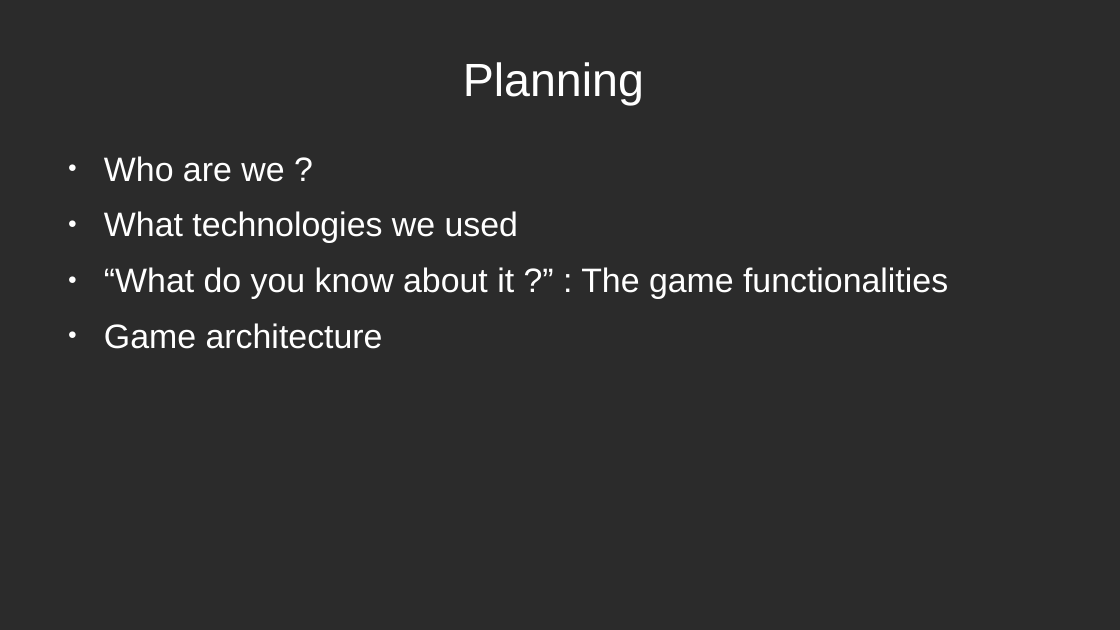
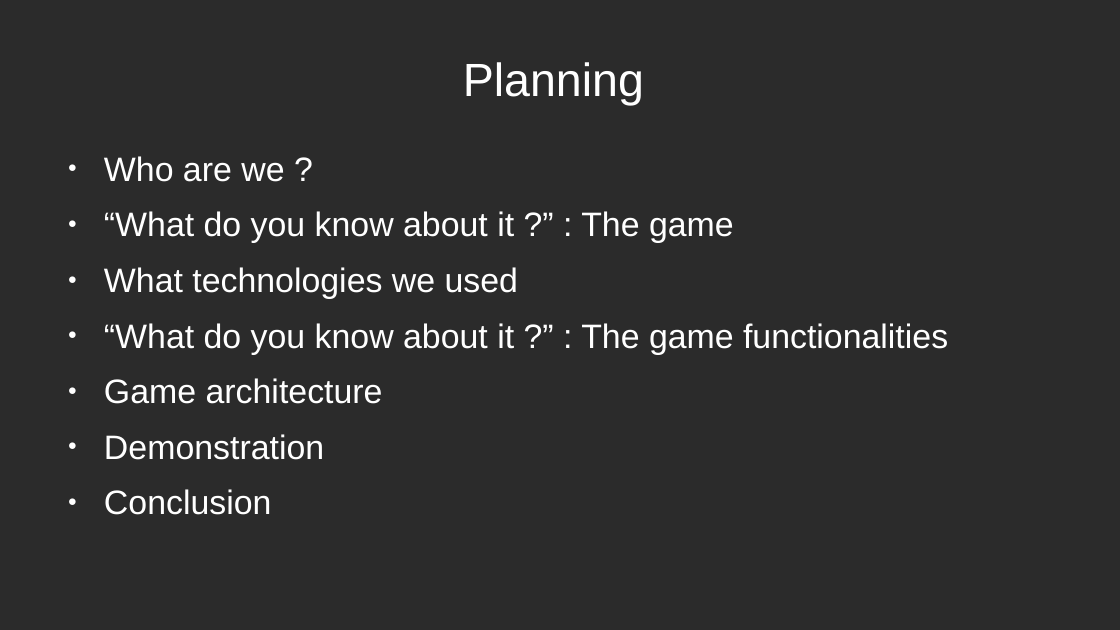
Before and after one commit to GiorgioCaculli/B2_TTMC_Doc, a slide deck: slide 2 of PowerPoint1.odp. Drawn at 1120x630 pixels with LibreOffice and Linux fonts; fonts in the diff are those of the drawing; background and template pictures are left out; a plain dark background stands for a picture behind light text. Boxes give left, top, right and bottom in pixels: in the first picture for what was removed or moved away, otherwise in the second. Text is boxed around its words. In the diff, an @@ line names an element or a change of style, - is before the commit and + after.

```diff
--- a/PowerPoint1.odp
+++ b/PowerPoint1.odp
@@ text at (104, 211, 734, 243): paragraph added @@
+● “What do you know about it ?” : The game
@@ text at (104, 434, 324, 515): paragraphs added @@
+● Demonstration
+● Conclusion
```
Also in this commit, not shown: 2 slides added, 1 slide removed, 1 other file.
